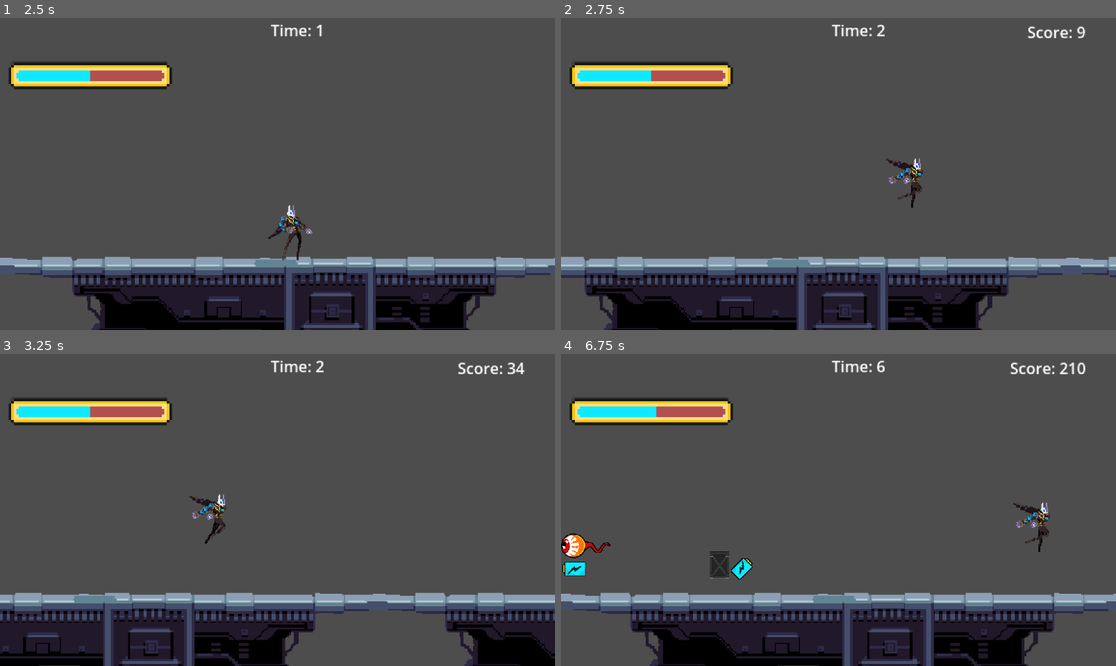
Above: before the commit, frames 1-4 (two rows, left to right).
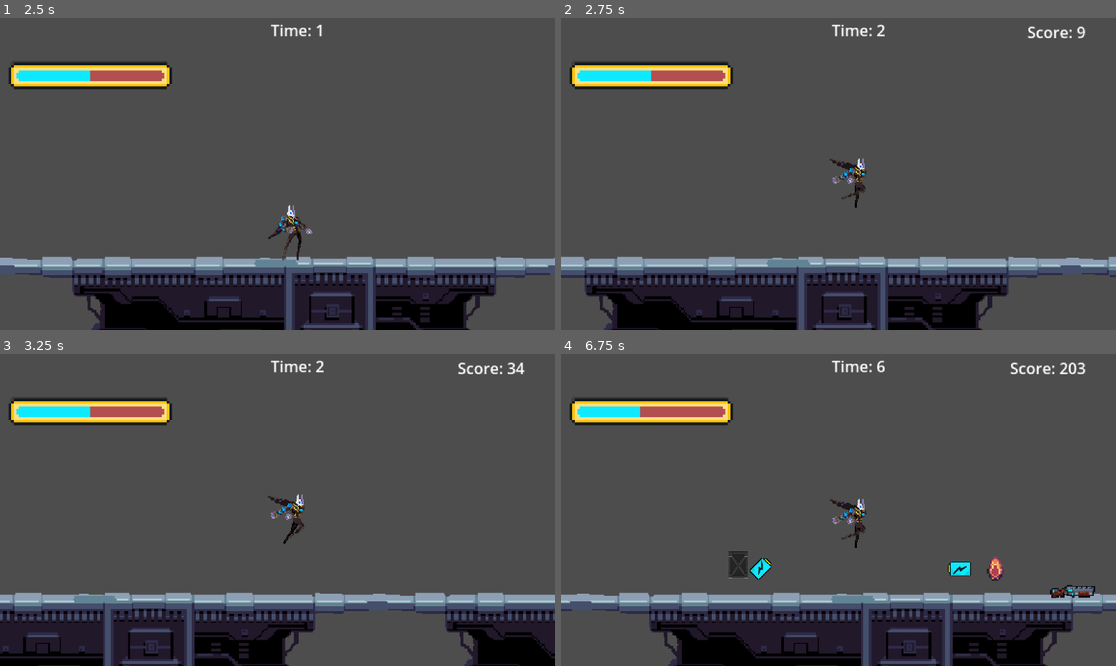
Above: after the commit, the same moments.

Repository: Mir-Shabab-Hasnat/galactic-energy-rush
Game: Godot game, scene res://scenes/main_menu.tscn
Same seed, same stepped clock (60 frames per second), same inputs: the game is played once before the commit and once after it.
Inputs:
- Up to frame 1 (2.5 s): click "Start Running!" at 0.5 s; tap Enter (ui_accept) at 1.25, 1.35, 2.3 s; hold Right (ui_right) from 1.28 s (still down); tap Space (Jump, bound only after the commit) at 1.52, 1.55, 1.82, 2.1, 2.27 s
- Up to frame 2 (2.75 s): keep holding Right (ui_right); tap Space (Jump, bound only after the commit) at 2.57 s
- Up to frame 3 (3.25 s): release Right (ui_right) at 2.78 s; hold Left (ui_left) from 2.78 s (still down); tap Enter (ui_accept) at 2.85 s; tap Space (Jump, bound only after the commit) at 3.05 s
- Up to frame 4 (6.75 s): release Left (ui_left) at 3.53 s; hold Right (ui_right) 3.53-5.03 s; tap Enter (ui_accept) at 3.6, 5.1, 5.85 s; tap Space (Jump, bound only after the commit) at 3.77, 4.07, 4.35, 4.52, 4.82, 5.27, 5.57, 6.05, 6.6 s; hold Left (ui_left) 5.03-5.78 s; hold Right (ui_right) 5.78-6.53 s; hold Left (ui_left) from 6.53 s (still down)

Frame 1 is identical in both runs. In frame 2, 0.7% of the frame differs, in the area x 48-66%, y 44-61%; in frame 3, 0.7%; in frame 4, 11%, in the area x 0-100%, y 2-100%.

Commit message:
change direction of gun

Diff:
--- a/project.godot
+++ b/project.godot
@@ -27,6 +27,21 @@
 "events": [Object(InputEventKey,"resource_local_to_scene":false,"resource_name":"","device":-1,"window_id":0,"alt_press …(192 unchanged characters)…
 ]
 }
+Jump={
+"deadzone": 0.5,
+"events": [Object(InputEventKey,"resource_local_to_scene":false,"resource_name":"","device":-1,"window_id":0,"alt_pressed":false,"shift_pressed":false,"ctrl_pressed":false,"meta_pressed":false,"pressed":false,"keycode":0,"physical_keycode":32,"key_label":0,"unicode":32,"location":0,"echo":false,"script":null)
+]
+}
+left={
+"deadzone": 0.5,
+"events": [Object(InputEventKey,"resource_local_to_scene":false,"resource_name":"","device":-1,"window_id":0,"alt_pressed":false,"shift_pressed":false,"ctrl_pressed":false,"meta_pressed":false,"pressed":false,"keycode":0,"physical_keycode":65,"key_label":0,"unicode":97,"location":0,"echo":false,"script":null)
+]
+}
+right={
+"deadzone": 0.5,
+"events": [Object(InputEventKey,"resource_local_to_scene":false,"resource_name":"","device":-1,"window_id":0,"alt_pressed":false,"shift_pressed":false,"ctrl_pressed":false,"meta_pressed":false,"pressed":false,"keycode":0,"physical_keycode":68,"key_label":0,"unicode":100,"location":0,"echo":false,"script":null)
+]
+}
 
 [rendering]
 
--- a/scenes/player.tscn
+++ b/scenes/player.tscn
@@ -174,10 +174,11 @@
 shape = SubResource("CapsuleShape2D_1ohk5")
 
 [node name="Shotgun" type="AnimatedSprite2D" parent="."]
-position = Vector2(20, -29)
+position = Vector2(16, -30)
 scale = Vector2(0.6, 0.6)
 sprite_frames = SubResource("SpriteFrames_0blcx")
 frame_progress = 0.505689
+offset = Vector2(6.66667, 0)
 
 [node name="Shield" type="Area2D" parent="."]
 visible = false
--- a/scripts/game.gd
+++ b/scripts/game.gd
@@ -25,6 +25,7 @@
 var game_started: bool = false
 var start_run = false
 var elapsed_time: float = 0.0
+
 
 
 # Called when the node enters the scene tree for the first time.
@@ -73,6 +74,7 @@
 	energyBar.energy = player.energy
 	player_energy = player.energy
 
+
 	apply_energy()
 
 
@@ -83,16 +85,24 @@
 		else:
 			start_run = true
 	if start_run:
-		if Input.is_action_just_pressed("ui_accept") and player.is_on_floor():
+		if Input.is_action_just_pressed("Jump") and player.is_on_floor():
 			player.velocity.y = Jump_velocity
 
 		if player.running or player.jump:
-			var direction := Input.get_axis("ui_left", "ui_right")
+			var direction := Input.get_axis("left", "right")
 			if direction:
 				player.velocity.x = direction * (Speed + player.energy)
 			else:
 				player.velocity.x = move_toward(player.velocity.x, 0, (Speed + player.energy))
 
+		if player.holdWeapon and Input.is_action_just_pressed("ui_up"):
+			player.shotGun.rotation_degrees = -90
+
+			player.gunDirection = "up"
+		if player.holdWeapon and Input.is_action_just_pressed("ui_right"):
+			player.shotGun.rotation_degrees = 0
+
+			player.gunDirection = "straight"
 	player.move_and_slide()
 
 func _on_player_collided(energy_loss):
--- a/scripts/player.gd
+++ b/scripts/player.gd
@@ -17,6 +17,9 @@
 @onready var animated_shield = $Shield/AnimatedShield
 @onready var shield_collision_shape = $Shield/CollisionShape2D
 @onready var shield_debug_sprite = $Shield/DebugSprite  # Temporary debug sprite
+
+
+var gunDirection = "straight"
 
 func _ready():
 	shield.add_to_group("shield")
--- a/scripts/weapon_spawner.gd
+++ b/scripts/weapon_spawner.gd
@@ -2,10 +2,10 @@
 
 # List of weapon scenes to spawn
 @export var weapon_scenes: Array[PackedScene] = []
-@export var min_spawn_interval: float = 8 # Initial minimum interval between spawns
-@export var max_spawn_interval: float = 15.0 # Initial maximum interval between spawns
+@export var min_spawn_interval: float = 2 # Initial minimum interval between spawns
+@export var max_spawn_interval: float = 3.0 # Initial maximum interval between spawns
 @export var spawn_area: Rect2 = Rect2(Vector2(577, 230), Vector2(10, 10)) # Fixed spawn area
-@export var start_delay: float = 20 # Delay in seconds before starting to spawn
+@export var start_delay: float = 2 # Delay in seconds before starting to spawn
 
 var _elapsed_time: float = 0 # Tracks how long the game has been running
 
@@ -54,5 +54,5 @@
 func adjust_spawn_rate() -> void:
 	# Decrease the interval range over 5 minutes (300 seconds)
 	var time_factor = _elapsed_time / 300.0
-	min_spawn_interval = lerp(8.0, 2.0, clamp(time_factor, 0, 1)) # Min interval reduces from 8s to 2s
-	max_spawn_interval = lerp(15.0, 5.0, clamp(time_factor, 0, 1)) # Max interval reduces from 15s to 5s
+	min_spawn_interval = lerp(min_spawn_interval, 2.0, clamp(time_factor, 0, 1)) # Min interval reduces from 8s to 2s
+	max_spawn_interval = lerp(max_spawn_interval, 5.0, clamp(time_factor, 0, 1)) # Max interval reduces from 15s to 5s
